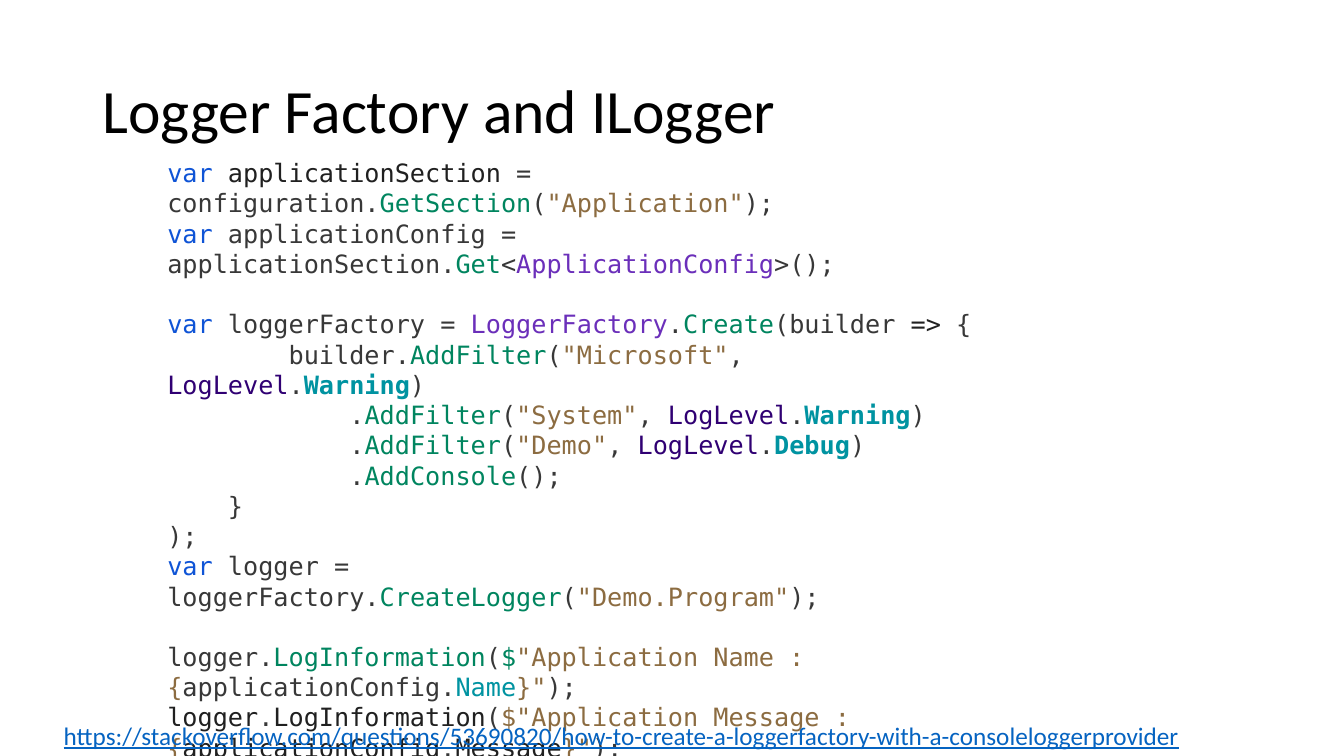
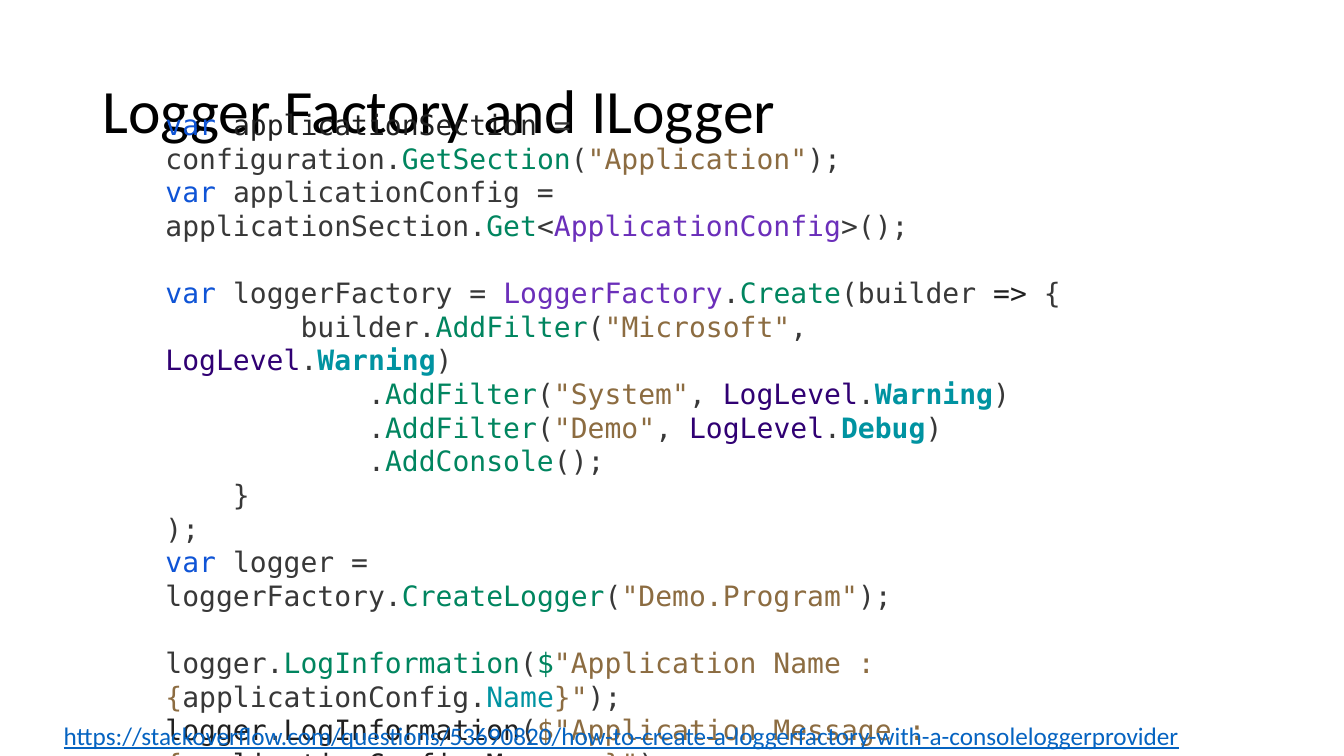
Before and after one commit to guillaume-chervet/course.dotnet, a slide deck: slide 150 of documentations/dotnet.pptx. Drawn at 1344x756 pixels with LibreOffice and Linux fonts; fonts in the diff are those of the drawing. Boxes give left, top, right and bottom in pixels: in the first picture for what was removed or moved away, otherwise in the second. Text is boxed around its words. In the diff, an @@ line names an element or a change of style, - is before the commit and + after.

Commit message:
update

```diff
--- a/documentations/dotnet.pptx
+++ b/documentations/dotnet.pptx
@@ text "var applicationSection = configuration.GetSection("Applicati ...": place and size @@
-text "var applicationSection = configuration.GetSection("Applicati ..." at [167,162,926,733]
+text "var applicationSection = configuration.GetSection("Applicati ..." at [165,113,1010,747]
@@ text "var applicationSection = configuration.GetSection("Applicati ..." at [165,113,1010,747]: size 18 to 20 pt @@
```
Also in this commit, not shown: 6 slides added.
